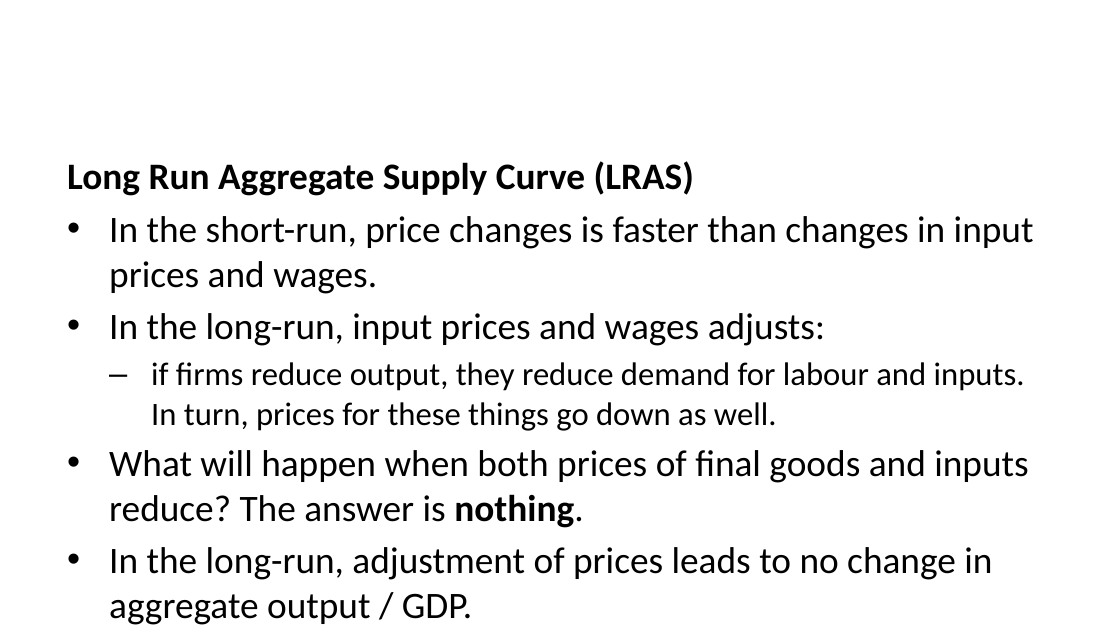
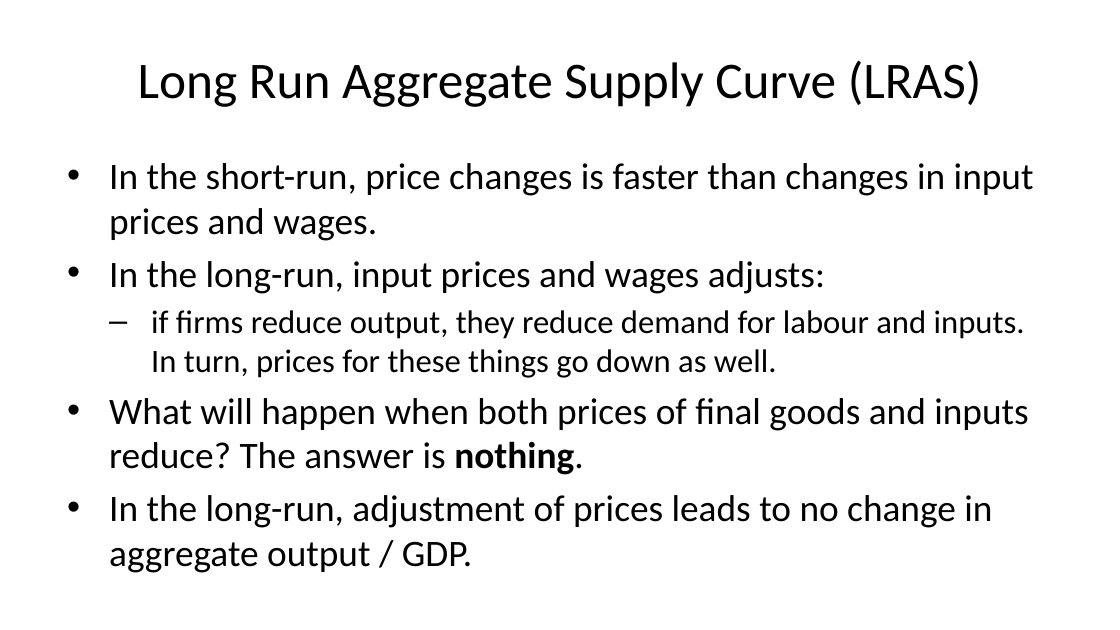
Before and after one commit to imedkrisna/krisna, a slide deck: slide 33 of static/ekon/week10/index.pptx (slide 29 before the commit). Drawn at 1120x630 pixels with LibreOffice and Linux fonts; fonts in the diff are those of the drawing. Boxes give left, top, right and bottom in pixels: in the first picture for what was removed or moved away, otherwise in the second. Text is boxed around its words. In the diff, an @@ line names an element or a change of style, - is before the commit and + after.

```diff
--- a/static/ekon/week10/index.pptx
+++ b/static/ekon/week10/index.pptx
@@ title added at box(138, 60, 982, 107), 33 pt, text #000000 @@
+Long Run Aggregate Supply Curve (LRAS)
@@ text at box(67, 161, 694, 196): paragraph removed @@
-Long Run Aggregate Supply Curve (LRAS)
```
Also in this commit, not shown: 23 other slides changed, 9 slides added, 5 slides removed, 2 other files.
